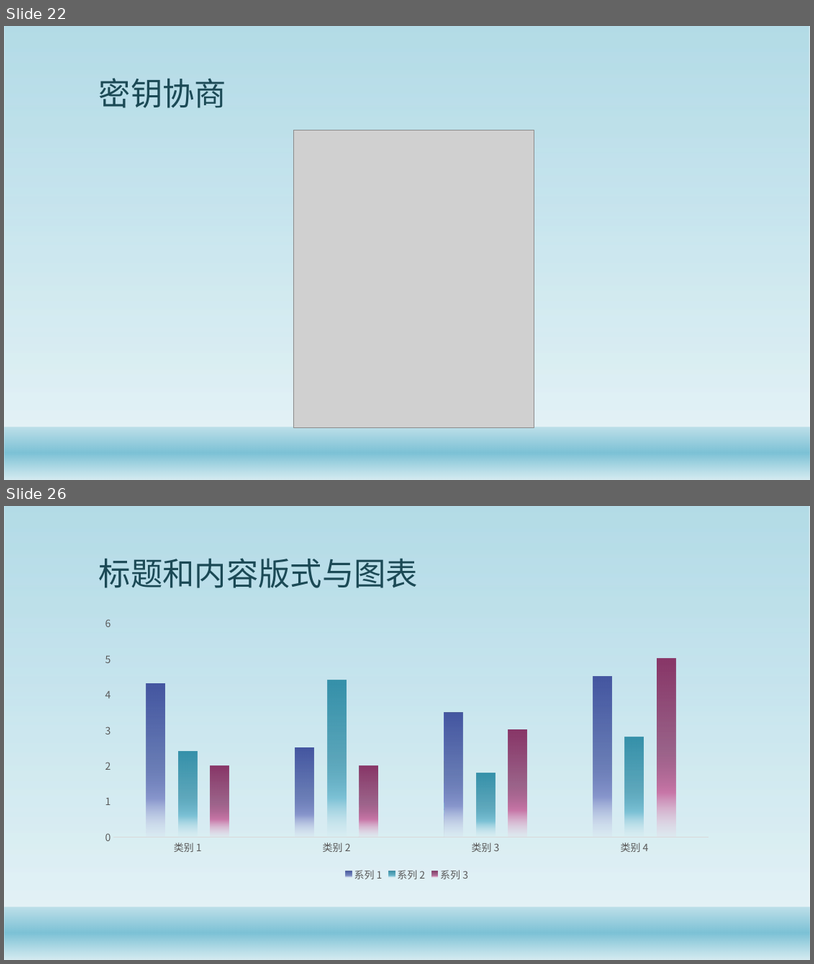
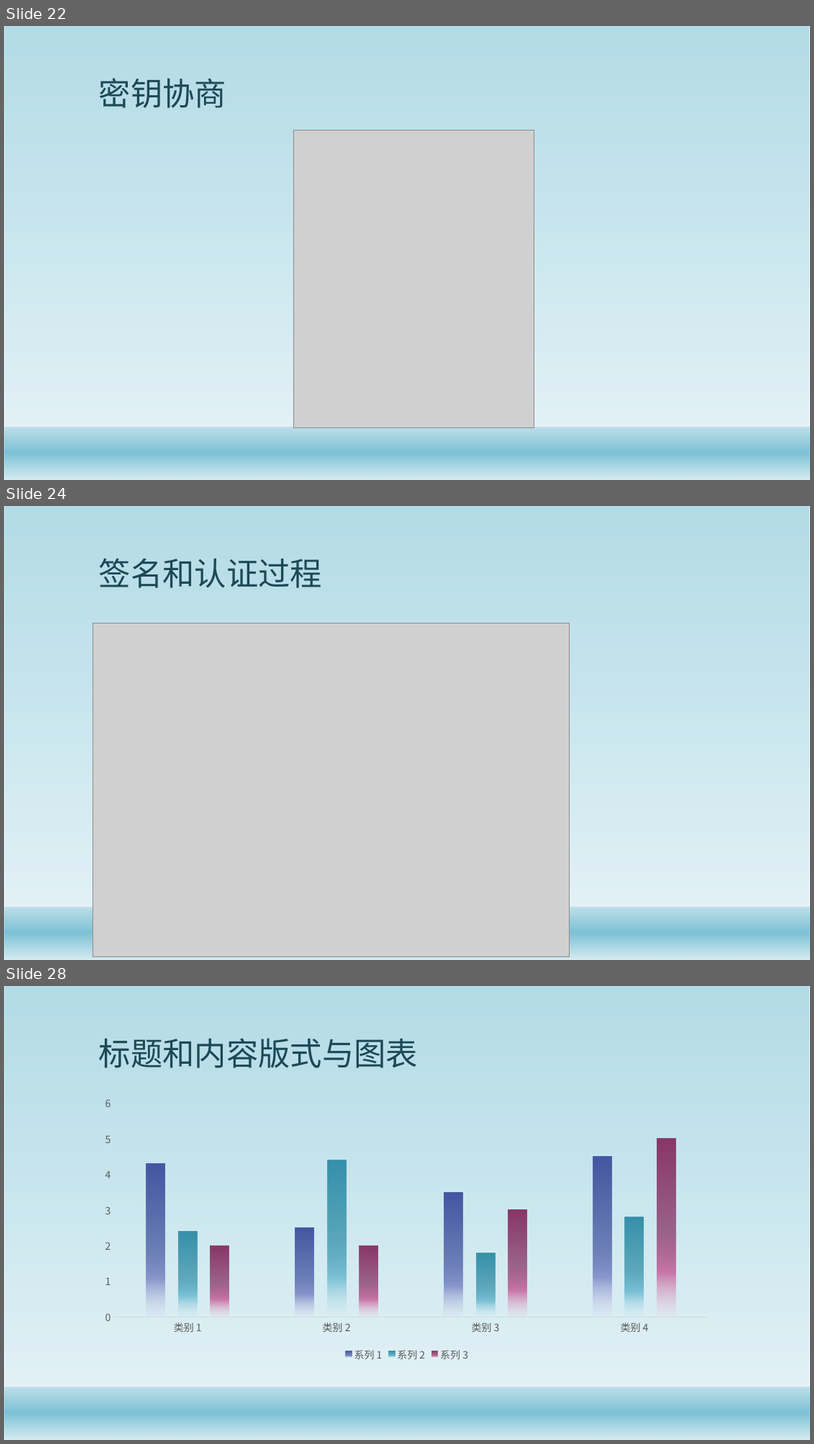
Before and after one commit to gaozhuo/java-security-doc, a slide deck: Java安全架构.pptx. Shown one above the other, each under a label of ours: slides 22 and 26 before the commit, slides 22, 24 and 28 after it; the slides between them are not shown. The pictures are 814x964 and 814x1444 pixels, drawn with LibreOffice and Linux fonts; fonts in the diff are those of the drawing; grey boxes stand for pictures; background and template pictures are left out. Boxes give left, top, right and bottom in pixels: in the first picture for what was removed or moved away, otherwise in the second. Text is boxed around its words. In the diff, an @@ line names an element or a change of style, - is before the commit and + after.

```diff
--- a/Java安全架构.pptx
+++ b/Java安全架构.pptx
@@ slide 24 added at bbox=[4, 506, 810, 960], background #FFFFFF; not listed: 2 template elements that a slide beside it also shows @@
@@ title added at bbox=[99, 558, 322, 588], 38 pt, text #1B4855 @@
+签名和认证过程
@@ picture added at bbox=[93, 623, 570, 956] @@
@@ what was slide 26 is now slide 28 @@
```
Also in this commit, not shown: 3 slides changed, 1 other slide added, 2 other files.
